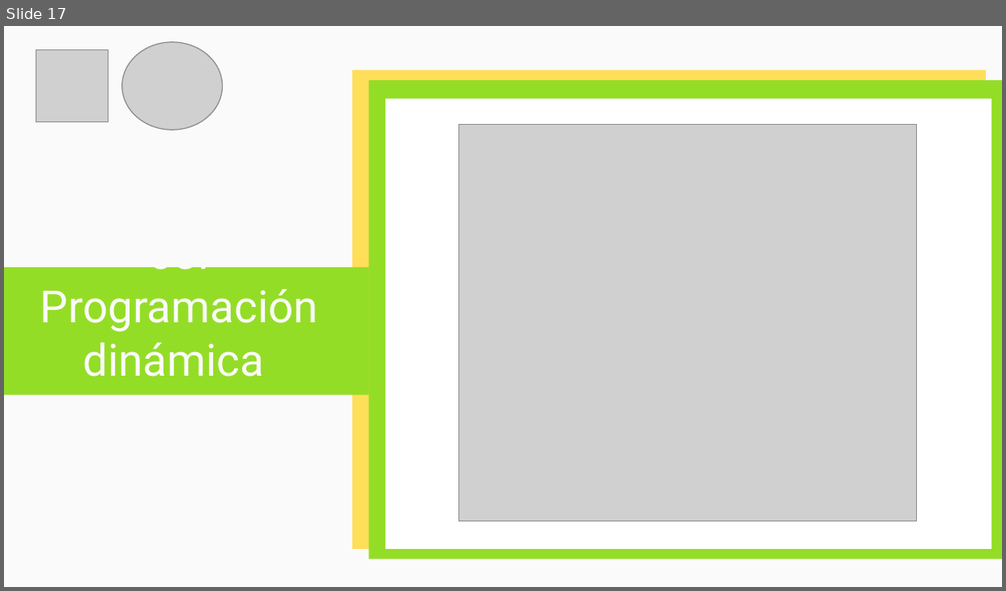
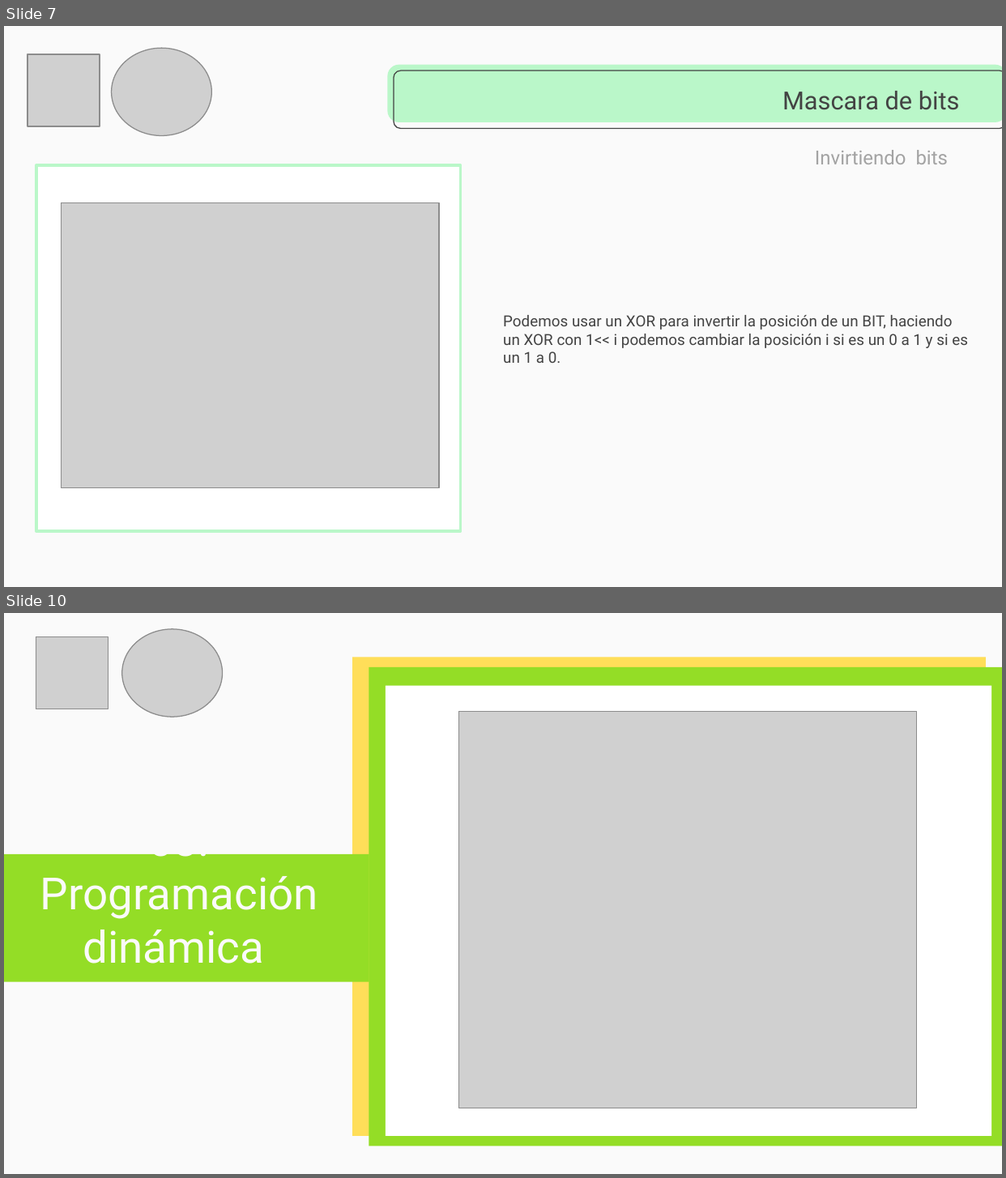
Before and after one commit to cangothic/CursoDePrgramacionCompetitiva, a slide deck: clase 4/Capacitación Maratones.pptx. Shown one above the other, each under a label of ours: slide 17 before the commit, slides 7 and 10 after it; the slides between them are not shown. The pictures are 1006x591 and 1006x1178 pixels, drawn with LibreOffice and Linux fonts; fonts in the diff are those of the drawing; grey boxes stand for pictures. Boxes give left, top, right and bottom in pixels: in the first picture for what was removed or moved away, otherwise in the second. Text is boxed around its words. In the diff, an @@ line names an element or a change of style, - is before the commit and + after.

```diff
--- a/clase 4/Capacitación Maratones.pptx
+++ b/clase 4/Capacitación Maratones.pptx
@@ slide 7 added at (x1=4, y1=26, x2=1002, y2=587), background #FAFAFA @@
@@ picture added at (x1=112, y1=48, x2=211, y2=136) @@
@@ picture added at (x1=28, y1=54, x2=100, y2=126) @@
@@ rounded rectangle added at (x1=387, y1=65, x2=1002, y2=123), fill #BAF7C9 @@
@@ rounded rectangle added at (x1=393, y1=71, x2=1002, y2=129), outline #434343 0.75 pt @@
@@ title added at (x1=782, y1=91, x2=960, y2=110), 18 pt, text #434343 @@
+Mascara de bits
@@ rectangle added at (x1=36, y1=165, x2=460, y2=532), fill #FFFFFF, outline #BAF7C9 2 pt @@
@@ text added at (x1=815, y1=150, x2=948, y2=165), 14 pt, text #A3A3A3 @@
+Invirtiendo bits
@@ picture added at (x1=61, y1=203, x2=439, y2=489) @@
@@ subtitle added at (x1=503, y1=315, x2=968, y2=363), 11 pt, text #434343 @@
+Podemos usar un XOR para invertir la posición de un BIT, haciendo un XOR con 1<< i podemos cambiar la posición i si es un 0 a 1 y si es un 1 a 0.
@@ what was slide 17 is now slide 10 @@
```
Also in this commit, not shown: 2 slides changed, 14 other slides added, 16 slides removed.
